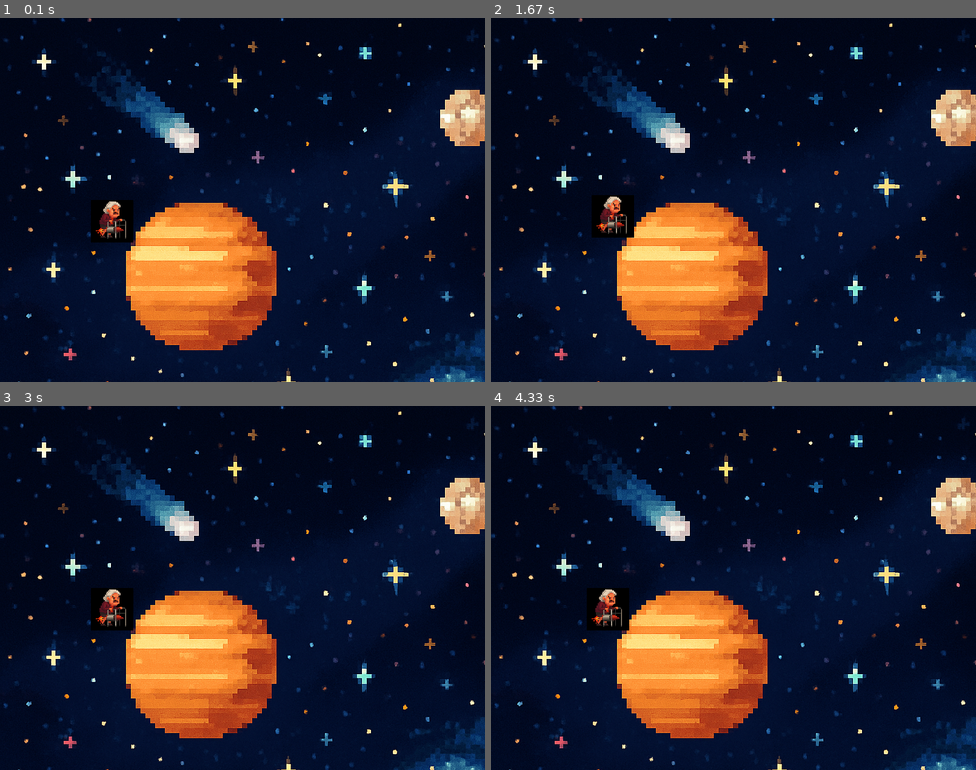
Above: before the commit, frames 1-4 (two rows, left to right).
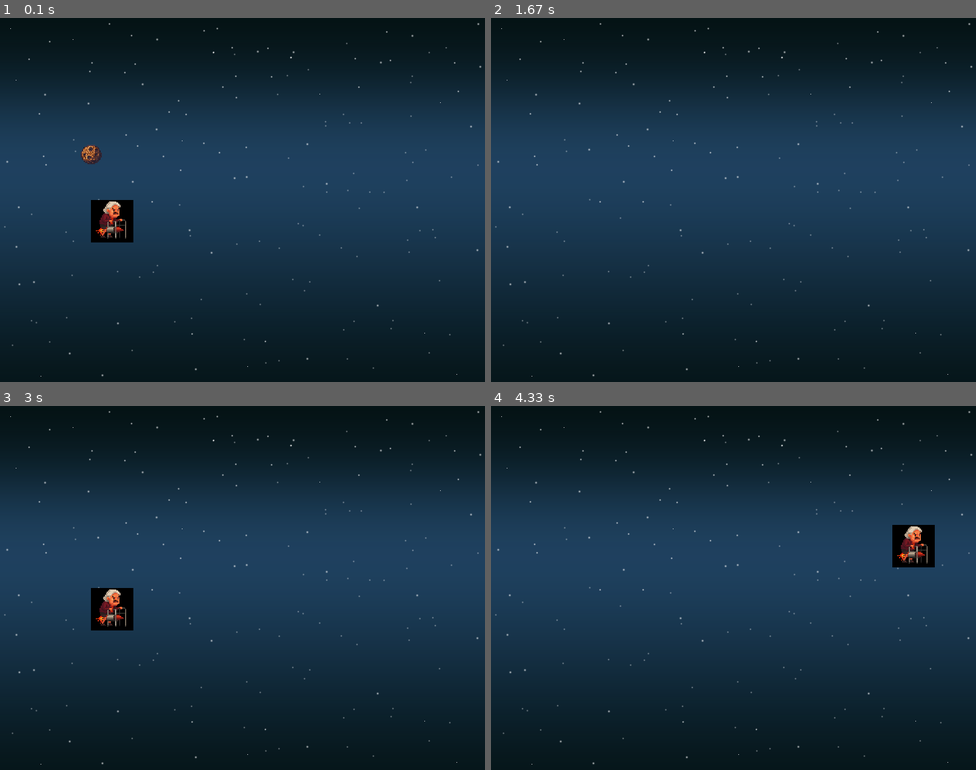
Above: after the commit, the same moments.

Repository: retrylater/malak-michele_pygame
Game: pygame game, started from main.py
Two runs of this game, one before a commit and one after it. Both use one fixed random seed, a clock stepped at 60 frames per second and the inputs below.
Inputs:
- Up to frame 1 (0.1 s): no input
- Up to frame 2 (1.67 s): hold D 0.33-0.8 s; hold W 0.83-1.13 s; hold D 1.17-1.63 s
- Up to frame 3 (3 s): hold A 1.67-2.2 s; hold S 2.23-2.53 s; hold A 2.57-2.97 s
- Up to frame 4 (4.33 s): hold W 3-3.37 s; hold D 3.4-4.03 s; hold S from 4.07 s (still down)

The runs differ from the first frame. In frame 1, 67% of the frame differs, in the area x 0-100%, y 0-100%; in frame 2, 68%; in frame 3, 67%; in frame 4, 68%.

Commit message:
changeto in qualcosa di più soprio

Diff:
--- /dev/null
+++ b/asteroide.py
@@ -0,0 +1,23 @@
+import pygame
+
+class Asteroide:
+    def __init__(self, pos = []):
+        immagine_originale = pygame.image.load("asteroide.png")
+        nuova_larghezza = 50
+        nuova_altezza = 50
+        self.image = pygame.transform.scale(immagine_originale, (nuova_larghezza, nuova_altezza))
+
+        self.x = pos[0]
+        self.y = pos[1]
+
+        self.rect = self.image.get_rect()
+        self.rect.topleft = (self.x, self.y)
+
+        self.vx = -5
+
+    def aggiorna(self):
+        self.x += self.vx
+        self.rect.x = self.x
+
+    def disegna(self, screen):
+        screen.blit(self.image, (self.x, self.y))
--- a/main.py
+++ b/main.py
@@ -1,23 +1,26 @@
 import pygame
 from pygame.locals import *
 from player import Nonna
+from asteroide import Asteroide
+import random
 
 pygame.init()
-
+pygame.key.set_repeat(10,10)
 sfondo = pygame.image.load('sfondo_spaziale.png')
 gameover = pygame.image.load('game over.png')
-
-
 screen = pygame.display.set_mode((800, 600))
 pygame.display.set_caption("Nonna Rampage")
 clock = pygame.time.Clock()
 fps = 60
 nonna = Nonna((150, 300))
+asteroide = Asteroide((140, 200))
+asteroidi = []
 running = True
 
 def disegna_oggetti():
     screen.blit(sfondo, (0,0))
     screen.blit(nonna.image, (nonna.x, nonna.y))
+    screen.blit(asteroide.image,(asteroide.x, asteroide.y))
 
 def aggiorna():
     pygame.display.update()
@@ -37,15 +40,21 @@
         if (event.type == pygame.KEYDOWN and event.key == pygame.K_d):
             nonna.x += nonna.vx
 
+    # for _ in range(1):
+    #     x = 800                       # volevo generare più asteroidi alla voltasolo che me ne escono troppi, dobbiamo pensare a generare un tot asteroidi ogni tot tempo
+    #     y = random.randint(0, 550)
+    #     asteroidi.append(Asteroide((x, y)))
 
- #non funziona tenendo premuto
+    # for asteroide in asteroidi:
+    asteroide.aggiorna()
+
     disegna_oggetti()
+    # for asteroide in asteroidi:
+    asteroide.disegna(screen)
 
     aggiorna()
 
-
-
-    #pygame.display.flip()
-    #clock.tick(60)
+    pygame.display.flip()
+    clock.tick(60)
 
 pygame.quit()
--- a/player.py
+++ b/player.py
@@ -1,9 +1,7 @@
 import pygame
 
 class Nonna:
-    def __init__(self, pos = []):        #a cosa serve platofrm e screen? l'ho tolto poi vediamo
-        #self.screen = screen
-        #self.platform = platform
+    def __init__(self, pos = []):
         immagine_originale = pygame.image.load("nonna.jpeg")
         nuova_larghezza = 70
         nuova_altezza = 70
@@ -11,8 +9,15 @@
         self.rect = self.image.get_rect()
         self.x = pos[0]
         self.y = pos[1]
-
-#bisogna capire come modificare la rect
         self.vx = 8
         self.vy = 8
-        #self.g= 0.5 #cos'è?
+
+    def update(self):
+        self.x += self.vx
+        self.y += self.vy
+        self.rect.x = self.x
+        self.rect.y = self.y
+
+
+    def draw(self, screen):
+        screen.blit(self.image, (self.x, self.y))
Binary file changed: sfondo_spaziale.png
